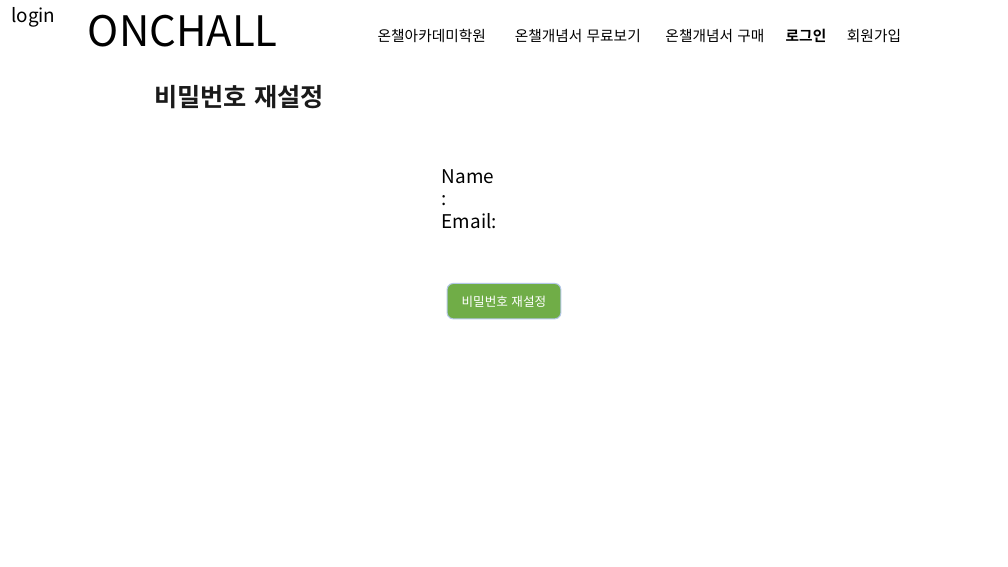
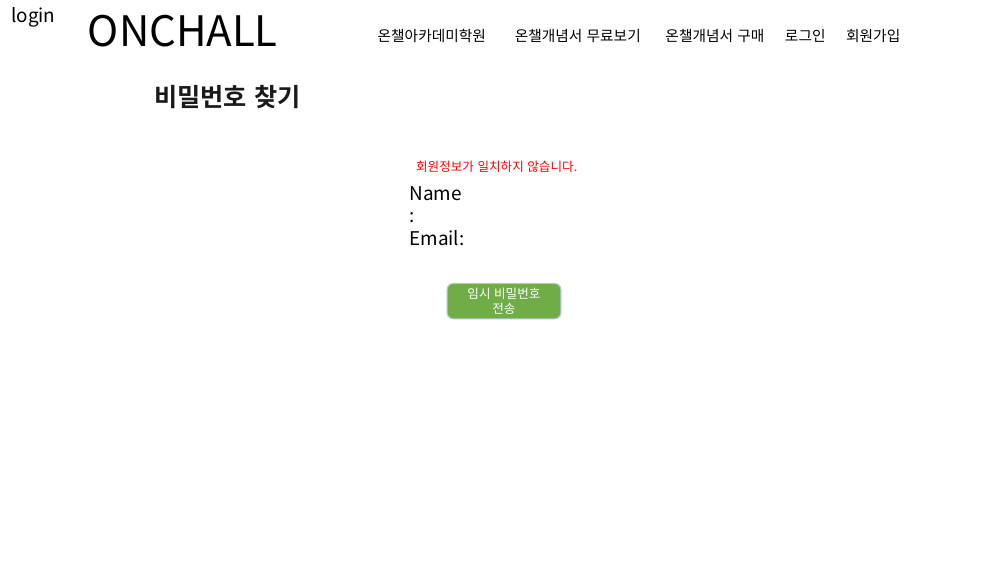
Before and after one commit to redcarrot1/Toyproject4, a slide deck: slide 4 of 프론트 디자인.pptx. Drawn at 1008x567 pixels with LibreOffice and Linux fonts; fonts in the diff are those of the drawing. Boxes give left, top, right and bottom in pixels: in the first picture for what was removed or moved away, otherwise in the second. Text is boxed around its words. In the diff, an @@ line names an element or a change of style, - is before the commit and + after.

```diff
--- a/프론트 디자인.pptx
+++ b/프론트 디자인.pptx
@@ text "온챌아카데미학원 온챌개념서 무료보기 온챌개념서 구매 ..." at <box>378,28,900,42</box>: bold off in "로그인" @@
@@ text at <box>154,85,300,109</box>: text changed @@
-비밀번호 재설정
+비밀번호 찾기
@@ text "Name:": place and size @@
-text "Name:" at <box>442,169,497,229</box>
+text "Name:" at <box>409,186,464,246</box>
@@ text added at <box>416,160,577,172</box>, 12 pt, text #FF0000 @@
+회원정보가 일치하지 않습니다.
@@ text in rounded rectangle at <box>467,287,540,314</box>: text changed @@
-비밀번호 재설정
+임시 비밀번호 전송
```
Also in this commit, not shown: 5 other slides changed, 5 slides added, 17 other files.
